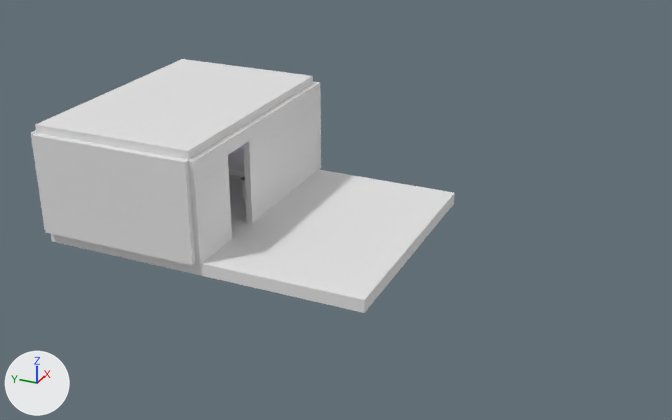
The Blender file game_fp/bedroom.blend as it was, and as the next commit left it.
Both versions are drawn from a 50 mm camera at (-17.35, -11.64, 9.52) aimed at (0.62, -3.55, 0.53). The lights are fixed; the arrows at lower left show +X, +Y and +Z.

The older version as bpy lines, for what is in view:
```python
ob_ceiling = bpy.data.objects.new('Ceiling', me_ceiling)
ob_ceiling.location = (0.91, 0.58, 2.5)
ob_cube_006 = bpy.data.objects.new('Cube.006', me_cube_010)
ob_cube_006.location = (-2.17, 0.58, 1.2)
ob_cube_007 = bpy.data.objects.new('Cube.007', me_cube_004)
ob_cube_007.location = (3.97, 0.58, 1.2)
ob_cube_010 = bpy.data.objects.new('Cube.010', me_cube_006)
ob_cube_010.location = (2.12, -1.49, 1.2)
ob_cube_011 = bpy.data.objects.new('Cube.011', me_cube_007)
ob_cube_011.location = (-1.45, -1.49, 1.2)
ob_cube_012 = bpy.data.objects.new('Cube.012', me_cube_008)
ob_cube_012.location = (-0.28, -1.49, 2.24)
ob_floor = bpy.data.objects.new('Floor', me_floor)
ob_floor.location = (0.91, 0.58, -0.15)
ob_floor_001 = bpy.data.objects.new('Floor.001', me_floor_001)
ob_floor_001.location = (0.91, -3.41, -0.15)
```
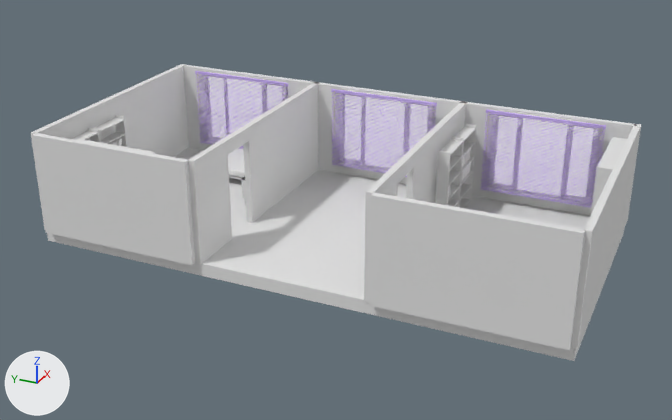
Boxes [x1, y1, x2, y2] around the edits, measured in the pictures (672 x 420 px):
'Cube.015', added
    after: [369, 193, 585, 351]
'Floor.001', deleted
    before: [196, 170, 455, 313]
'Floor', mesh rescaled, moved
    before: [51, 178, 247, 275]
    after: [47, 148, 624, 361]
'Ceiling', hidden
    before: [35, 59, 313, 160]
'Window.001', added
    after: [481, 109, 606, 208]
'Cube.007', mesh rescaled, moved (not visible before)
    after: [183, 65, 637, 216]
'Window.002', added
    after: [331, 89, 437, 177]
'Cube.013', added
    after: [571, 124, 641, 349]
'Cube.008', added
    after: [406, 101, 467, 203]
'Shelves.001', added
    after: [435, 124, 476, 208]
'Cube.001', added
    after: [364, 168, 398, 302]
'Cabinet.001', added
    after: [591, 137, 627, 214]
'Cube.000', added
    after: [391, 152, 414, 183]
'Cube.009', unchanged, uncovered by the edit
    before: [31, 130, 45, 229]
    after: [31, 64, 189, 229]
'Window', unchanged, uncovered by the edit
    before: [239, 145, 244, 149]
    after: [195, 71, 289, 149]

Patch to the scene script:
```diff
--- a/game_fp/bedroom.blend.py
+++ b/game_fp/bedroom.blend.py
@@ me_cube_004 @@
 me_cube_004.from_pydata(...)  # 8 vertices, 6 faces; spans x -0.08..0.08, y -2.0..2.0, z -1.21..1.21
 # used by ob_cube_007; location = (3.97, 0.58, 1.2)
+# me_cube_004 part 2: the whole mesh is scaled about its middle by (1, 3.05, 1)
@@ me_ceiling @@
 me_ceiling.from_pydata(...)  # 8 vertices, 6 faces; spans x -3.0..3.0, y -2.0..2.0, z -0.1..0.1
 # used by ob_ceiling; location = (0.91, 0.58, 2.5)
+# me_ceiling part 1: the whole mesh is scaled about its middle by (1, 3.08, 1)
@@ me_floor @@
 me_floor.from_pydata(...)  # 8 vertices, 6 faces; spans x -3.0..3.0, y -2.0..2.0, z -0.15..0.15
 # used by ob_floor; location = (0.91, 0.58, -0.15)
+# me_floor part 3: the whole mesh is scaled about its middle by (1, 3.09, 1)
@@ ob_floor_001 @@
-ob_floor_001 = bpy.data.objects.new('Floor.001', me_floor_001)
-ob_floor_001.location = (0.91, -3.41, -0.15)
@@ ob_cube_007 @@
 ob_cube_007 = bpy.data.objects.new('Cube.007', me_cube_004)
-ob_cube_007.location = (3.97, 0.58, 1.2)
+ob_cube_007.location = (3.97, -3.5, 1.2)
@@ ob_ceiling @@
 ob_ceiling = bpy.data.objects.new('Ceiling', me_ceiling)
-ob_ceiling.location = (0.91, 0.58, 2.5)
+ob_ceiling.location = (0.91, -3.54, 2.5)
+ob_ceiling.hide_set(True)  # wire or fog, not drawn
@@ ob_floor @@
 ob_floor = bpy.data.objects.new('Floor', me_floor)
-ob_floor.location = (0.91, 0.58, -0.15)
+ob_floor.location = (0.91, -3.49, -0.15)
@@ ob_cube_000 @@
+ob_cube_000 = bpy.data.objects.new('Cube.000', me_cube_008.copy())  # the mesh of ob_cube_012
+ob_cube_000.location = (-0.28, -5.49, 2.24)
@@ ob_cube_001 @@
+ob_cube_001 = bpy.data.objects.new('Cube.001', me_cube_007.copy())  # the mesh of ob_cube_011
+ob_cube_001.location = (-1.45, -5.49, 1.2)
@@ ob_cube_008 @@
+ob_cube_008 = bpy.data.objects.new('Cube.008', me_cube_006.copy())  # the mesh of ob_cube_010
+ob_cube_008.location = (2.12, -5.49, 1.2)
@@ ob_cube_013 @@
+ob_cube_013 = bpy.data.objects.new('Cube.013', me_cube_009.copy())  # the mesh of ob_cube_009
+ob_cube_013.location = (0.97, -9.63, 1.2)
@@ ob_cube_015 @@
+ob_cube_015 = bpy.data.objects.new('Cube.015', me_cube_010.copy())  # the mesh of ob_cube_006
+ob_cube_015.location = (-2.17, -7.58, 1.2)
@@ ob_cabinet_001 @@
+ob_cabinet_001 = bpy.data.objects.new('Cabinet.001', me_cabinet2.copy())  # the mesh of ob_cabinet
+ob_cabinet_001.location = (2.3, -9.37, 1.45)
+ob_cabinet_001.rotation_euler = (0.0, 0.0, 1.571)  # degrees (0, 0, 90)
@@ ob_shelves_001 @@
+ob_shelves_001 = bpy.data.objects.new('Shelves.001', me_shelves1_002.copy())  # the mesh of ob_shelves
+ob_shelves_001.location = (2.62, -5.79, 1.02)
@@ ob_window_001 @@
+ob_window_001 = bpy.data.objects.new('Window.001', me_venetian_slats.copy())  # the mesh of ob_window
+ob_window_001.location = (3.79, -7.55, 1.28)
@@ ob_window_002 @@
+ob_window_002 = bpy.data.objects.new('Window.002', me_venetian_slats.copy())  # the mesh of ob_window
+ob_window_002.location = (3.79, -3.48, 1.28)
```
